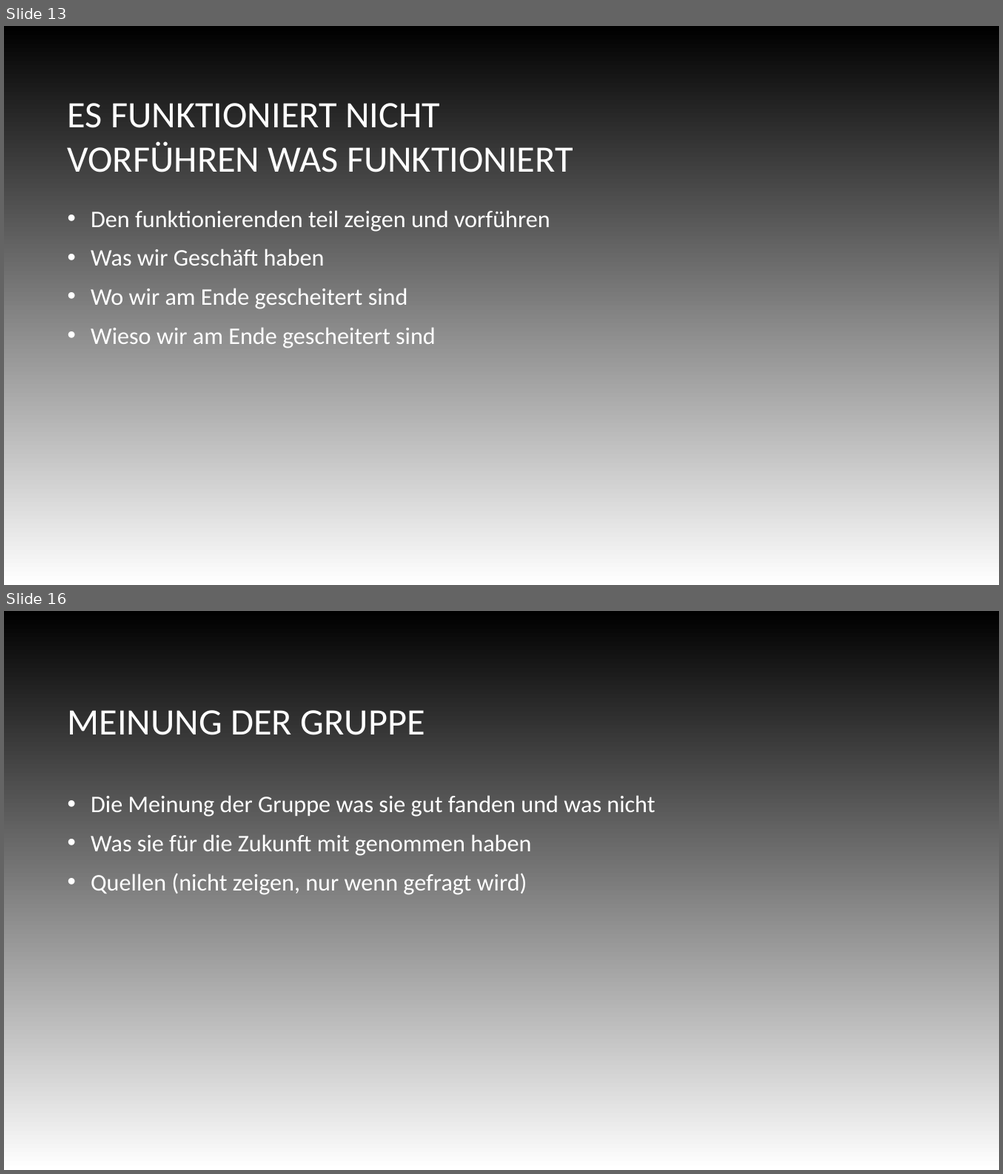
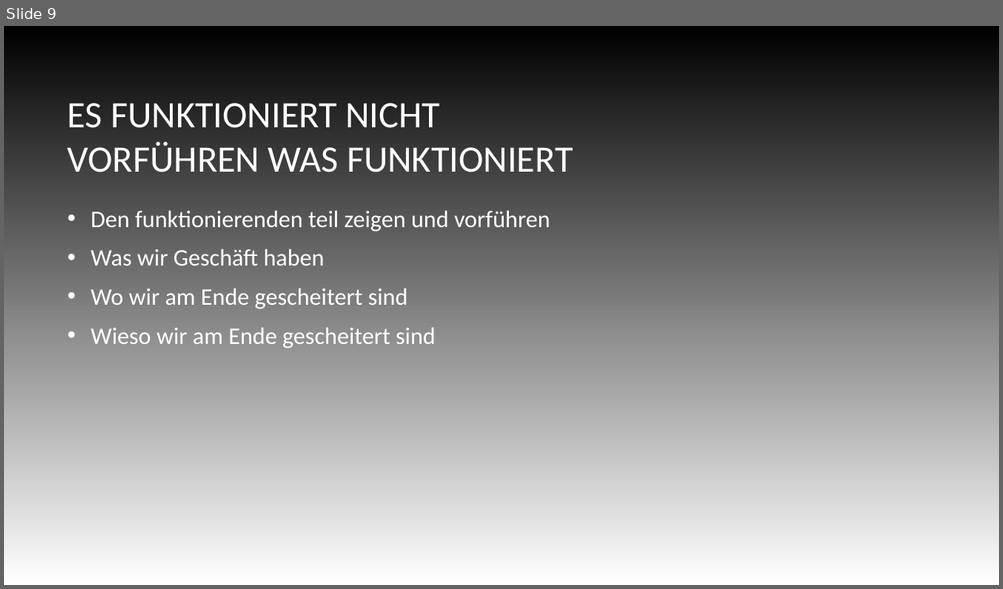
Before and after one commit to I8pieunihaspel/Uniprojekt, a slide deck: Präsentation/Uni-Projekt.odp. Shown one above the other, each under a label of ours: slides 13 and 16 before the commit, slide 9 after it; the slides between them are not shown. The pictures are 1003x1174 and 1003x589 pixels, drawn with LibreOffice and Linux fonts; fonts in the diff are those of the drawing; background and template pictures are left out. Boxes give left, top, right and bottom in pixels: in the first picture for what was removed or moved away, otherwise in the second. Text is boxed around its words. In the diff, an @@ line names an element or a change of style, - is before the commit and + after.

```diff
--- a/Präsentation/Uni-Projekt.odp
+++ b/Präsentation/Uni-Projekt.odp
@@ slide 16 removed at <box>4,611,999,1170</box>, background picture (left out) @@
@@ title removed at <box>68,710,425,735</box> @@
-MEINUNG DER GRUPPE
@@ text removed at <box>91,795,654,895</box> @@
-• Die Meinung der Gruppe was sie gut fanden und was nicht
-• Was sie für die Zukunft mit genommen haben
-• Quellen (nicht zeigen, nur wenn gefragt wird)
@@ what was slide 13 is now slide 9 @@
```
Also in this commit, not shown: 3 slides changed, 2 slides added, 4 other slides removed.
